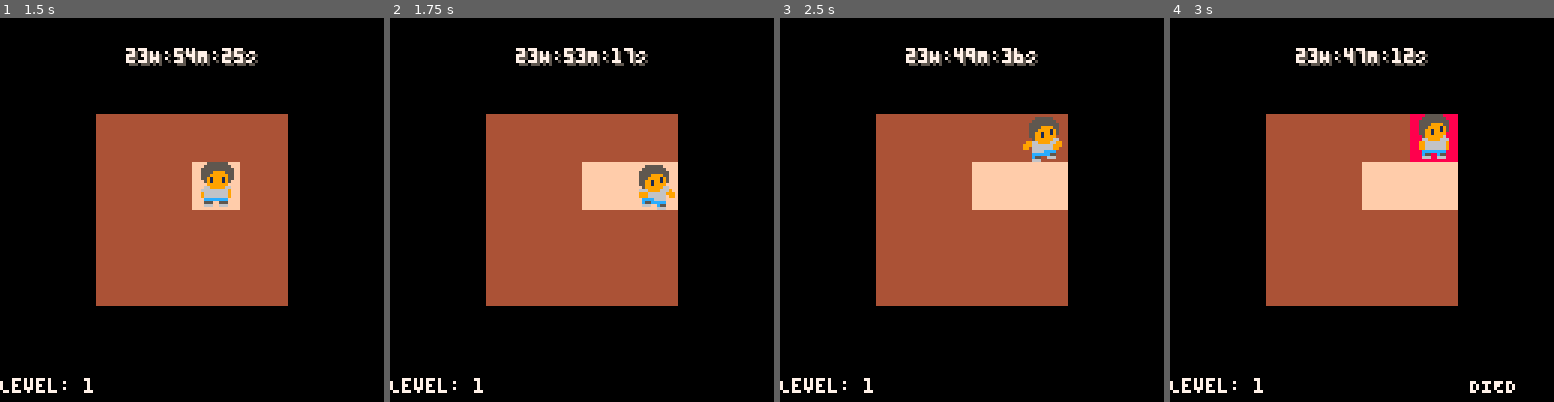
Above: before the commit, frames 1-4 (left to right).
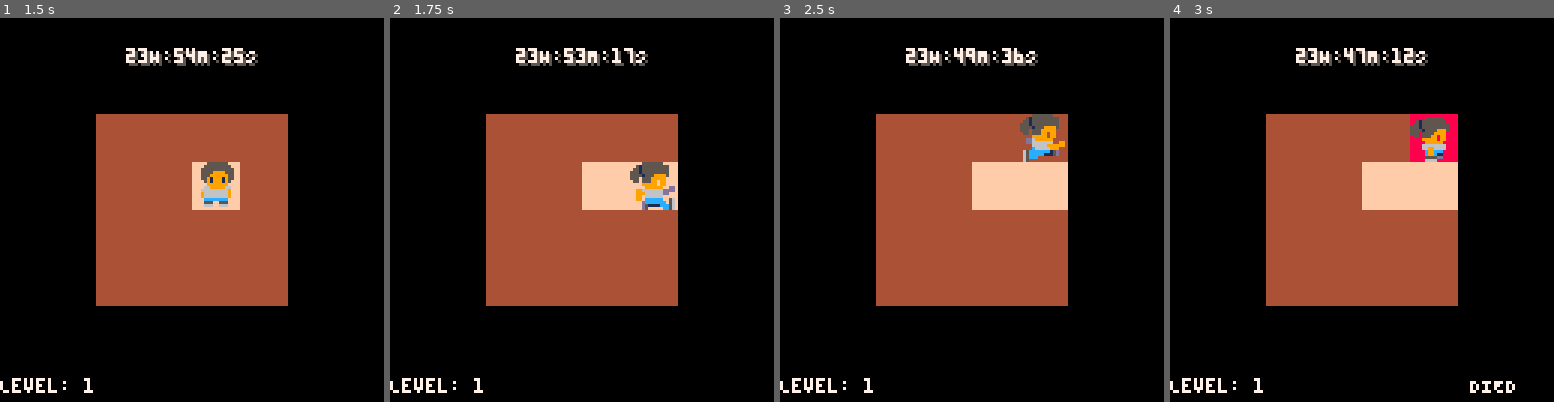
Above: after the commit, the same moments.

Repository: scottnm/collards.p8
Game: PICO-8 cartridge collards.p8
The game is run twice, just before and just after one commit, with the same random seed, the same clock (stepped at 60 frames per second) and the same inputs.
Inputs:
- Up to frame 1 (1.5 s): tap X (X key) at 0.33, 1.07 s; tap O (Z key) at 0.7 s
- Up to frame 2 (1.75 s): hold Right from 1.6 s (still down); tap O (Z key) at 1.7 s
- Up to frame 3 (2.5 s): tap X (X key) at 1.85 s; release Right at 2.1 s; tap O (Z key) at 2.1 s; hold Up 2.15-2.42 s; hold Right from 2.47 s (still down)
- Up to frame 4 (3 s): keep holding Right; tap O (Z key) at 2.5, 2.9 s; tap X (X key) at 2.97 s

Frame 1 is identical in both runs. In frame 2, 0.6% of the frame differs, in the area x 62-75%, y 37-50%; in frame 3, 0.6%; in frame 4, 0.6%.

Commit message:
added the rest of the walk cycles

Diff:
--- a/main.lua
+++ b/main.lua
@@ -31,12 +31,20 @@
     g_anims = {
         IdleDown = create_anim_flow(34, 1, 10, 2, false),
         WalkDown = create_anim_flow(32, 3, 10, 2, false),
-        IdleRight = create_anim_flow(2, 1, 10, 2, false),
-        WalkRight = create_anim_flow(0, 3, 10, 2, false),
-        IdleLeft = create_anim_flow(2, 1, 10, 2, true),
-        WalkLeft = create_anim_flow(0, 3, 10, 2, true),
         IdleUp = create_anim_flow(40, 1, 10, 2, false),
         WalkUp = create_anim_flow(38, 3, 10, 2, false),
+        IdleRight = create_anim_flow(66, 1, 10, 2, false),
+        WalkRight = create_anim_flow(64, 3, 10, 2, false),
+        IdleLeft = create_anim_flow(66, 1, 10, 2, true),
+        WalkLeft = create_anim_flow(64, 3, 10, 2, true),
+        IdleUpRight = create_anim_flow(8, 1, 10, 2, false),
+        WalkUpRight = create_anim_flow(6, 3, 10, 2, false),
+        IdleDownRight = create_anim_flow(2, 1, 10, 2, false),
+        WalkDownRight = create_anim_flow(0, 3, 10, 2, false),
+        IdleUpLeft = create_anim_flow(8, 1, 10, 2, true),
+        WalkUpLeft = create_anim_flow(6, 3, 10, 2, true),
+        IdleDownLeft = create_anim_flow(2, 1, 10, 2, true),
+        WalkDownLeft = create_anim_flow(0, 3, 10, 2, true),
     }
     g_ingame_timer = make_ui_timer()
 
@@ -247,9 +255,21 @@
 function animate_player(input)
     local anim = nil
     if g_input.btn_left then
-        anim = g_anims.WalkLeft
+        if g_input.btn_up then
+            anim = g_anims.WalkUpLeft
+        elseif g_input.btn_down then
+            anim = g_anims.WalkDownLeft
+        else
+            anim = g_anims.WalkLeft
+        end
     elseif g_input.btn_right then
-        anim = g_anims.WalkRight
+        if g_input.btn_up then
+            anim = g_anims.WalkUpRight
+        elseif g_input.btn_down then
+            anim = g_anims.WalkDownRight
+        else
+            anim = g_anims.WalkRight
+        end
     elseif g_input.btn_up then
         anim = g_anims.WalkUp
     elseif g_input.btn_down then
@@ -263,6 +283,14 @@
             anim = g_anims.IdleUp
         elseif g_player.anim_state.last_flow == g_anims.WalkDown then
             anim = g_anims.IdleDown
+        elseif g_player.anim_state.last_flow == g_anims.WalkUpLeft then
+            anim = g_anims.IdleUpLeft
+        elseif g_player.anim_state.last_flow == g_anims.WalkUpRight then
+            anim = g_anims.IdleUpRight
+        elseif g_player.anim_state.last_flow == g_anims.WalkDownLeft then
+            anim = g_anims.IdleDownLeft
+        elseif g_player.anim_state.last_flow == g_anims.WalkDownRight then
+            anim = g_anims.IdleDownRight
         else
             anim = g_player.anim_state.last_flow
         end
